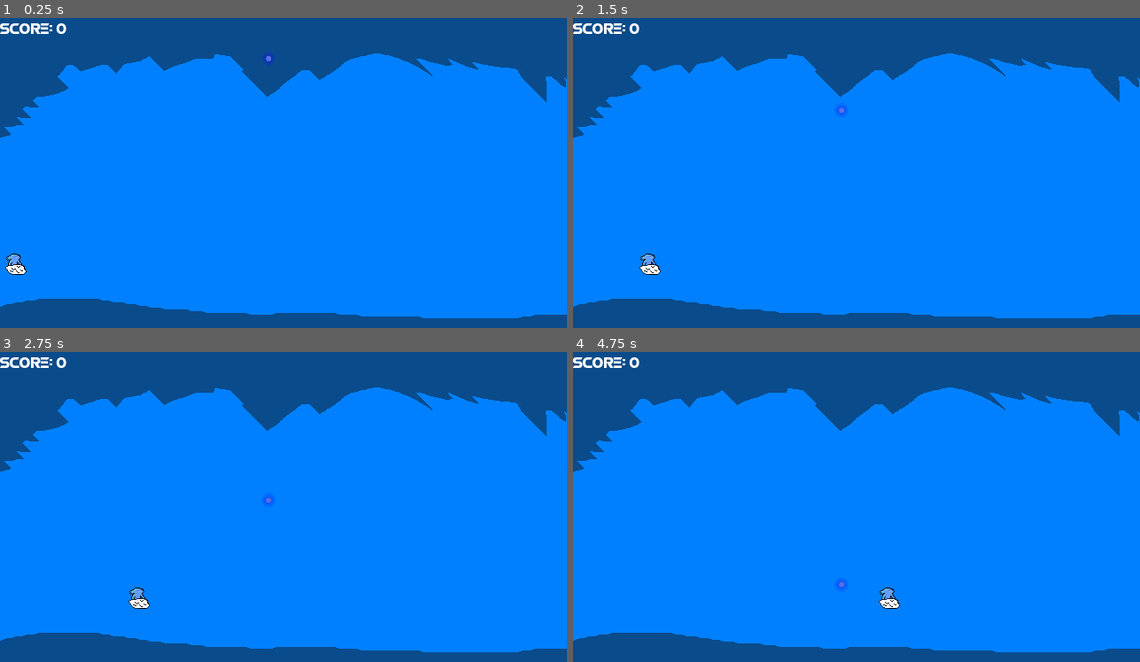
Above: before the commit, frames 1-4 (two rows, left to right).
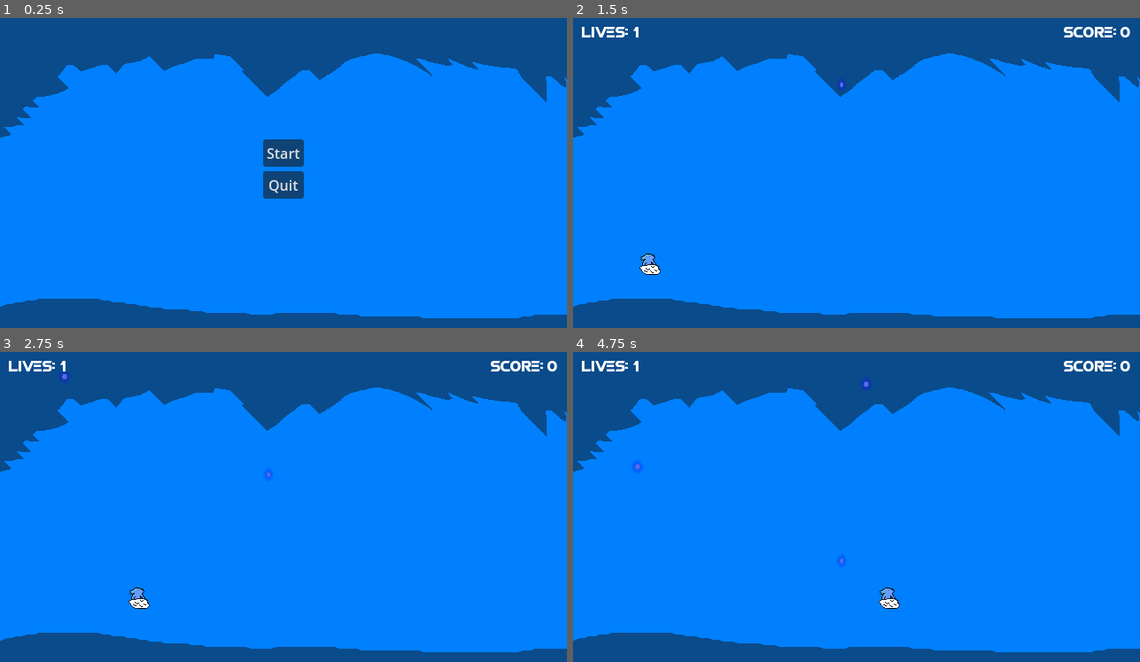
Above: after the commit, the same moments.

Repository: davidzywiec/Little_Blue
Game: Godot game, scene res://Scenes/Main Menu/Main_Menu.tscn
Two runs of this game, one before a commit and one after it. Both use one fixed random seed, a clock stepped at 60 frames per second and the inputs below. Before the commit the project starts from res://Scenes/Game/game.tscn.
Inputs (mouse positions are in pixels of both pictures, inside the frame that each line leads up to):
- Up to frame 1 (0.25 s): no input
- Up to frame 2 (1.5 s): click (856, 151) at 0.5 s, where only the run after the commit has a clickable "Start"; hold D (move_right) from 1.28 s (still down); tap Space (boost) at 1.35 s
- Up to frame 3 (2.75 s): release D (move_right) at 2.03 s; hold A (move_left) from 2.03 s (still down); tap Space (boost) at 2.1 s
- Up to frame 4 (4.75 s): release A (move_left) at 2.78 s; hold D (move_right) 2.78-4.28 s; tap Space (boost) at 2.85, 3.6, 4.35 s; hold A (move_left) from 4.28 s (still down)

The runs differ from the first frame. In frame 1, 1.7% of the frame differs, in the area x 0-54%, y 1-83%; in frame 2, 0.7%; in frame 3, 0.7%; in frame 4, 0.8%.

Commit message:
Finished Game

Diff:
--- a/Scenes/Game/coin.gd
+++ b/Scenes/Game/coin.gd
@@ -9,13 +9,23 @@
 # Called when the node enters the scene tree for the first time.
 func _ready() -> void:
 	coin_area.body_entered.connect(collect_coin)
+	SignalManager.game_over.connect(game_over)
 
 
 func _physics_process(delta):
 	position.y += randf_range(FALL_SPEED_MIN,FALL_SPEED_MAX) * delta
+
+	#Remove coin from scene if not collected and lose a life
+	if position.y > get_viewport_rect().size.y:
+		SignalManager.update_lives.emit()
+		queue_free()
 
 
 func collect_coin(body : Node2D):
 	if body.name == "Player":
 		SignalManager.coin_collected.emit()
 		queue_free()
+
+## Stop phsyics process when game over
+func game_over()-> void:
+	set_physics_process(false)
--- a/Scenes/Game/game.tscn
+++ b/Scenes/Game/game.tscn
@@ -1,17 +1,28 @@
-[gd_scene load_steps=5 format=3 uid="uid://cms3ym2rcwpoc"]
+[gd_scene load_steps=7 format=3 uid="uid://cms3ym2rcwpoc"]
 
 [ext_resource type="PackedScene" uid="uid://b3g74rypo0sg3" path="res://Scenes/Player/player.tscn" id="1_bq41d"]
 [ext_resource type="Texture2D" uid="uid://ddxxaq2cintcu" path="res://Assets/Background/Background.png" id="1_q4dpf"]
+[ext_resource type="PackedScene" uid="uid://cxknud5ea2cpp" path="res://Scenes/UI/game_over_ui.tscn" id="2_ngy04"]
 [ext_resource type="PackedScene" uid="uid://c4gwvii2nxojh" path="res://Scenes/Game/coin.tscn" id="3_sc54o"]
 [ext_resource type="PackedScene" uid="uid://cn6l5gdf66n36" path="res://Scenes/UI/ui.tscn" id="4_askhe"]
+[ext_resource type="PackedScene" uid="uid://bvcrhklros6uo" path="res://Scenes/Spawn Manager/spawn_manager.tscn" id="5_fjjgb"]
 
 [node name="Game" type="Node2D"]
 z_index = -2
+
+[node name="UI_Control" type="CanvasLayer" parent="."]
+
+[node name="UI" parent="UI_Control" instance=ExtResource("4_askhe")]
+
+[node name="GameOver_UI" parent="UI_Control" instance=ExtResource("2_ngy04")]
+visible = false
 
 [node name="Background" type="Sprite2D" parent="."]
 show_behind_parent = true
 texture = ExtResource("1_q4dpf")
 centered = false
+
+[node name="SpawnManager" parent="." instance=ExtResource("5_fjjgb")]
 
 [node name="Player" parent="." instance=ExtResource("1_bq41d")]
 position = Vector2(18, 288)
@@ -19,9 +30,3 @@
 [node name="coin" parent="." instance=ExtResource("3_sc54o")]
 position = Vector2(303, 44)
 frame_progress = 0.0
-
-[node name="Label" type="Label" parent="."]
-offset_right = 40.0
-offset_bottom = 23.0
-
-[node name="UI" parent="." instance=ExtResource("4_askhe")]
--- /dev/null
+++ b/Scenes/Main Menu/Main_Menu.tscn
@@ -0,0 +1,48 @@
+[gd_scene load_steps=4 format=3 uid="uid://bul63ut58pjgd"]
+
+[ext_resource type="Texture2D" uid="uid://ddxxaq2cintcu" path="res://Assets/Background/Background.png" id="1_h7jsr"]
+[ext_resource type="Script" path="res://Scenes/Main Menu/main_menu.gd" id="1_parm5"]
+
+[sub_resource type="StyleBoxTexture" id="StyleBoxTexture_2r3ka"]
+texture = ExtResource("1_h7jsr")
+
+[node name="Main_Menu" type="Control"]
+layout_mode = 3
+anchors_preset = 15
+anchor_right = 1.0
+anchor_bottom = 1.0
+grow_horizontal = 2
+grow_vertical = 2
+script = ExtResource("1_parm5")
+
+[node name="Panel" type="Panel" parent="."]
+layout_mode = 1
+anchors_preset = 15
+anchor_right = 1.0
+anchor_bottom = 1.0
+grow_horizontal = 2
+grow_vertical = 2
+theme_override_styles/panel = SubResource("StyleBoxTexture_2r3ka")
+
+[node name="VBoxContainer" type="VBoxContainer" parent="Panel"]
+layout_mode = 1
+anchors_preset = 8
+anchor_left = 0.5
+anchor_top = 0.5
+anchor_right = 0.5
+anchor_bottom = 0.5
+offset_left = -23.0
+offset_top = -21.5
+offset_right = 23.0
+offset_bottom = 21.5
+grow_horizontal = 2
+grow_vertical = 2
+theme_override_constants/separation = 5
+
+[node name="Start" type="Button" parent="Panel/VBoxContainer"]
+layout_mode = 2
+text = "Start"
+
+[node name="Quit" type="Button" parent="Panel/VBoxContainer"]
+layout_mode = 2
+text = "Quit"
--- /dev/null
+++ b/Scenes/Main Menu/main_menu.gd
@@ -0,0 +1,17 @@
+extends Control
+
+@onready
+var start_btn : Button = $Panel/VBoxContainer/Start
+@onready
+var quit_btn : Button = $Panel/VBoxContainer/Quit
+
+# Called when the node enters the scene tree for the first time.
+func _ready() -> void:
+	start_btn.pressed.connect(start_game)
+	quit_btn.pressed.connect(quit_game)
+
+func start_game()->void:
+	SceneManager.change_scene(1)
+
+func quit_game()->void:
+	get_tree().quit()
--- a/Scenes/Player/player.gd
+++ b/Scenes/Player/player.gd
@@ -13,6 +13,8 @@
 # Called when the node enters the scene tree for the first time.
 func _ready() -> void:
 	boost_timer.timeout.connect(apply_boost.bind(false))
+	SignalManager.game_over.connect(game_over)
+	SignalManager.new_game.connect(new_game)
 
 func _process(delta):
 	#Check on boost
@@ -44,3 +46,10 @@
 		boost_speed = GameManager.BOOST
 	else:
 		boost_speed = 0
+
+##Stop physics on game over
+func game_over()->void:
+	set_physics_process(false)
+
+func new_game()->void:
+	boost_charges = 1
--- /dev/null
+++ b/Scenes/Spawn Manager/spawn_manager.gd
@@ -0,0 +1,25 @@
+extends Node2D
+
+@onready
+var spawn_timer : Timer = $SpawnTimer
+@onready
+var coins : Node2D = $Coins
+var y_range = 50
+
+var coin_scene : PackedScene = preload("res://Scenes/Game/coin.tscn")
+
+# Called when the node enters the scene tree for the first time.
+func _ready() -> void:
+	spawn_timer.timeout.connect(spawn)
+	SignalManager.game_over.connect(game_over)
+
+func spawn() -> void:
+	var coin = coin_scene.instantiate()
+	coins.add_child(coin)
+	var y_pos = randf_range(5,y_range)
+	var x_pos = randf_range(5,get_viewport_rect().size.x)
+	coin.position = Vector2(x_pos,y_pos)
+
+## Stop spawning when game over
+func game_over() -> void:
+	spawn_timer.stop()
--- /dev/null
+++ b/Scenes/Spawn Manager/spawn_manager.tscn
@@ -0,0 +1,12 @@
+[gd_scene load_steps=2 format=3 uid="uid://bvcrhklros6uo"]
+
+[ext_resource type="Script" path="res://Scenes/Spawn Manager/spawn_manager.gd" id="1_tqh7l"]
+
+[node name="SpawnManager" type="Node2D"]
+script = ExtResource("1_tqh7l")
+
+[node name="SpawnTimer" type="Timer" parent="."]
+wait_time = 2.0
+autostart = true
+
+[node name="Coins" type="Marker2D" parent="."]
--- /dev/null
+++ b/Scenes/UI/game_over_ui.gd
@@ -0,0 +1,26 @@
+extends Control
+
+
+# Called when the node enters the scene tree for the first time.
+func _ready() -> void:
+	SignalManager.game_over.connect(game_over)
+
+
+func _process(delta):
+	if Input.is_action_just_pressed("boost") && visible:
+		play_again()
+
+	if Input.is_action_just_pressed("ui_cancel") && visible:
+		back_to_main_menu()
+
+
+func game_over() -> void:
+	visible = true
+
+func play_again() -> void:
+	SignalManager.new_game.emit()
+	get_tree().reload_current_scene()
+
+func back_to_main_menu() -> void:
+	SignalManager.new_game.emit()
+	SceneManager.change_scene(2)
--- /dev/null
+++ b/Scenes/UI/game_over_ui.tscn
@@ -0,0 +1,50 @@
+[gd_scene load_steps=5 format=3 uid="uid://cxknud5ea2cpp"]
+
+[ext_resource type="FontFile" uid="uid://cok2vtrw77ujm" path="res://Assets/Fonts/ROBOTECH GP.ttf" id="1_77hwx"]
+[ext_resource type="Script" path="res://Scenes/UI/game_over_ui.gd" id="1_obbtb"]
+
+[sub_resource type="LabelSettings" id="LabelSettings_knj84"]
+font = ExtResource("1_77hwx")
+font_size = 72
+
+[sub_resource type="LabelSettings" id="LabelSettings_4j85x"]
+font = ExtResource("1_77hwx")
+font_size = 24
+
+[node name="GameOver_UI" type="Control"]
+layout_mode = 3
+anchors_preset = 15
+anchor_right = 1.0
+anchor_bottom = 1.0
+grow_horizontal = 2
+grow_vertical = 2
+script = ExtResource("1_obbtb")
+
+[node name="VFlowContainer" type="VBoxContainer" parent="."]
+layout_mode = 1
+anchors_preset = 8
+anchor_left = 0.5
+anchor_top = 0.5
+anchor_right = 0.5
+anchor_bottom = 0.5
+offset_left = -208.0
+offset_top = -40.5
+offset_right = 208.0
+offset_bottom = 40.5
+grow_horizontal = 2
+grow_vertical = 2
+theme_override_constants/separation = 25
+alignment = 1
+
+[node name="GameOverLabel" type="Label" parent="VFlowContainer"]
+layout_mode = 2
+text = "GAME OVER"
+label_settings = SubResource("LabelSettings_knj84")
+horizontal_alignment = 1
+
+[node name="PlayAgainLabel" type="Label" parent="VFlowContainer"]
+layout_mode = 2
+size_flags_horizontal = 4
+text = "Press Space to Play again"
+label_settings = SubResource("LabelSettings_4j85x")
+horizontal_alignment = 1
--- a/Scenes/UI/ui.gd
+++ b/Scenes/UI/ui.gd
@@ -1,12 +1,16 @@
 extends Control
 
 @onready
-var score : Label = $HBoxContainer/ScoreValueLabel
+var score : Label = $MarginContainer/HBoxContainer/ScoreValueLabel
+
+@onready
+var lives : Label = $MarginContainer/HBoxContainer2/LivesValueLabel
 
 # Called when the node enters the scene tree for the first time.
 func _ready() -> void:
-	SignalManager.update_score.connect(update_score)
+	SignalManager.update_score.connect(update_score_lives)
+	lives.text = str(GameManager.LIVES)
 
-
-func update_score() -> void:
+func update_score_lives() -> void:
 	score.text = str(ScoreManager.get_score())
+	lives.text = str(ScoreManager.get_lives())
--- a/Scenes/UI/ui.tscn
+++ b/Scenes/UI/ui.tscn
@@ -16,18 +16,45 @@
 grow_vertical = 2
 script = ExtResource("1_pgseq")
 
-[node name="HBoxContainer" type="HBoxContainer" parent="."]
-layout_mode = 0
-offset_right = 40.0
-offset_bottom = 40.0
+[node name="MarginContainer" type="MarginContainer" parent="."]
+layout_mode = 1
+anchors_preset = 15
+anchor_right = 1.0
+anchor_bottom = 1.0
+grow_horizontal = 2
+grow_vertical = 2
+theme_override_constants/margin_left = 10
+theme_override_constants/margin_top = 10
+theme_override_constants/margin_right = 10
+theme_override_constants/margin_bottom = 10
 
-[node name="ScoreLabel" type="Label" parent="HBoxContainer"]
+[node name="HBoxContainer" type="HBoxContainer" parent="MarginContainer"]
+layout_mode = 2
+size_flags_horizontal = 8
+size_flags_vertical = 0
+
+[node name="ScoreLabel" type="Label" parent="MarginContainer/HBoxContainer"]
 layout_mode = 2
 text = "Score:"
 label_settings = SubResource("LabelSettings_uo7mx")
 horizontal_alignment = 1
 
-[node name="ScoreValueLabel" type="Label" parent="HBoxContainer"]
+[node name="ScoreValueLabel" type="Label" parent="MarginContainer/HBoxContainer"]
 layout_mode = 2
 text = "0"
 label_settings = SubResource("LabelSettings_uo7mx")
+
+[node name="HBoxContainer2" type="HBoxContainer" parent="MarginContainer"]
+layout_mode = 2
+size_flags_vertical = 0
+
+[node name="Lives" type="Label" parent="MarginContainer/HBoxContainer2"]
+layout_mode = 2
+text = "Lives:"
+label_settings = SubResource("LabelSettings_uo7mx")
+horizontal_alignment = 1
+
+[node name="LivesValueLabel" type="Label" parent="MarginContainer/HBoxContainer2"]
+layout_mode = 2
+text = "0"
+label_settings = SubResource("LabelSettings_uo7mx")
--- a/Singletons/game_manager.gd
+++ b/Singletons/game_manager.gd
@@ -2,3 +2,4 @@
 
 const SPEED = 200
 const BOOST = 250
+const LIVES = 1
--- /dev/null
+++ b/Singletons/scene_manager.gd
@@ -0,0 +1,12 @@
+extends Node
+
+const GAME_SCENE : PackedScene = preload("res://Scenes/Game/game.tscn")
+
+const MENU_SCENE : PackedScene = preload("res://Scenes/Main Menu/Main_Menu.tscn")
+
+## Change scenes based on int. 1 is GAME_SCENE. 2 is MENU_SCENE
+func change_scene(scene : int)->void:
+    if scene == 1:
+        get_tree().change_scene_to_packed(GAME_SCENE)
+    elif scene == 2:
+        get_tree().change_scene_to_packed(MENU_SCENE)
--- a/Singletons/score_manager.gd
+++ b/Singletons/score_manager.gd
@@ -1,15 +1,33 @@
 extends Node
 
 var local_score : int = 0
+var local_lives : int = GameManager.LIVES
 
 func _ready() -> void:
-    SignalManager.coin_collected.connect(add_score)
+	SignalManager.coin_collected.connect(add_score)
+	SignalManager.update_lives.connect(lose_life)
+	SignalManager.new_game.connect(new_game)
 
 
 func add_score():
-    local_score += 1
-    SignalManager.update_score.emit()
+	local_score += 1
+	SignalManager.update_score.emit()
 
 
+func lose_life():
+	local_lives -= 1
+	SignalManager.update_score.emit()
+	if local_lives == 0:
+		SignalManager.game_over.emit()
+
 func get_score() -> int:
-    return local_score
+	return local_score
+
+
+func get_lives() -> int:
+	return local_lives
+
+
+func new_game()-> void:
+	local_score = 0
+	local_lives = GameManager.LIVES
--- a/Singletons/signal_manager.gd
+++ b/Singletons/signal_manager.gd
@@ -3,3 +3,9 @@
 signal coin_collected
 
 signal update_score
+
+signal update_lives
+
+signal game_over
+
+signal new_game
--- a/project.godot
+++ b/project.godot
@@ -11,7 +11,7 @@
 [application]
 
 config/name="Little_Blue"
-run/main_scene="res://Scenes/Game/game.tscn"
+run/main_scene="res://Scenes/Main Menu/Main_Menu.tscn"
 config/features=PackedStringArray("4.3", "Mobile")
 config/icon="res://icon.svg"
 
@@ -20,11 +20,13 @@
 GameManager="*res://Singletons/game_manager.gd"
 SignalManager="*res://Singletons/signal_manager.gd"
 ScoreManager="*res://Singletons/score_manager.gd"
+SceneManager="*res://Singletons/scene_manager.gd"
 
 [display]
 
 window/size/viewport_width=640
 window/size/viewport_height=360
+window/size/mode=2
 window/stretch/mode="viewport"
 
 [input]
